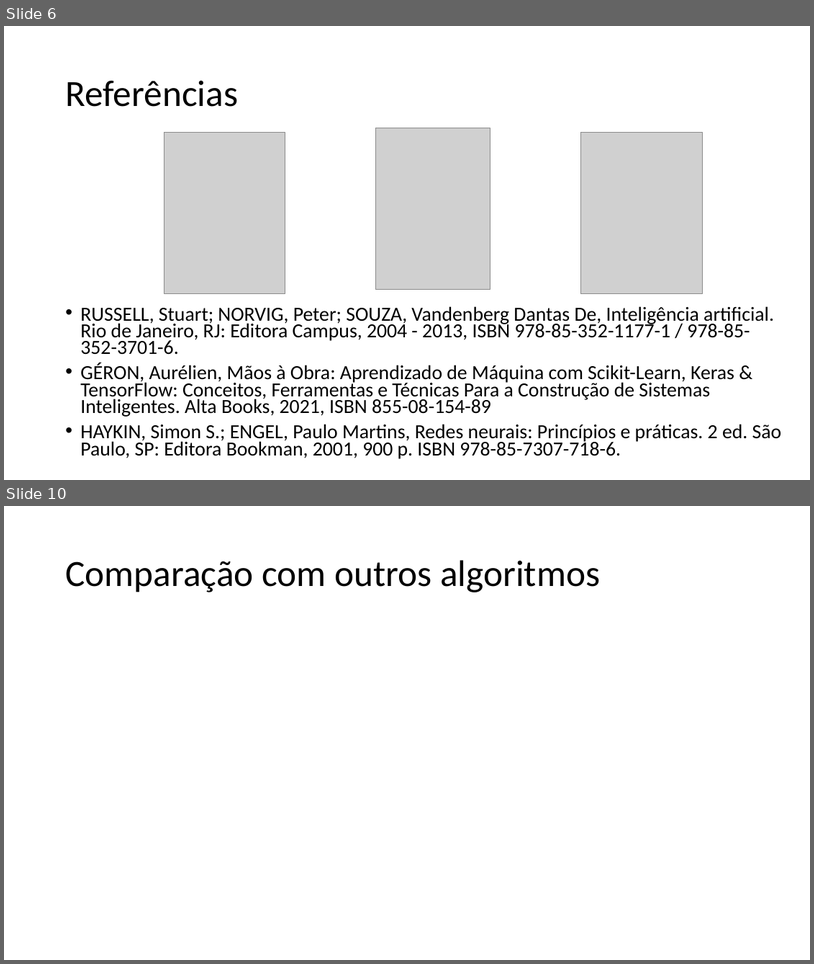
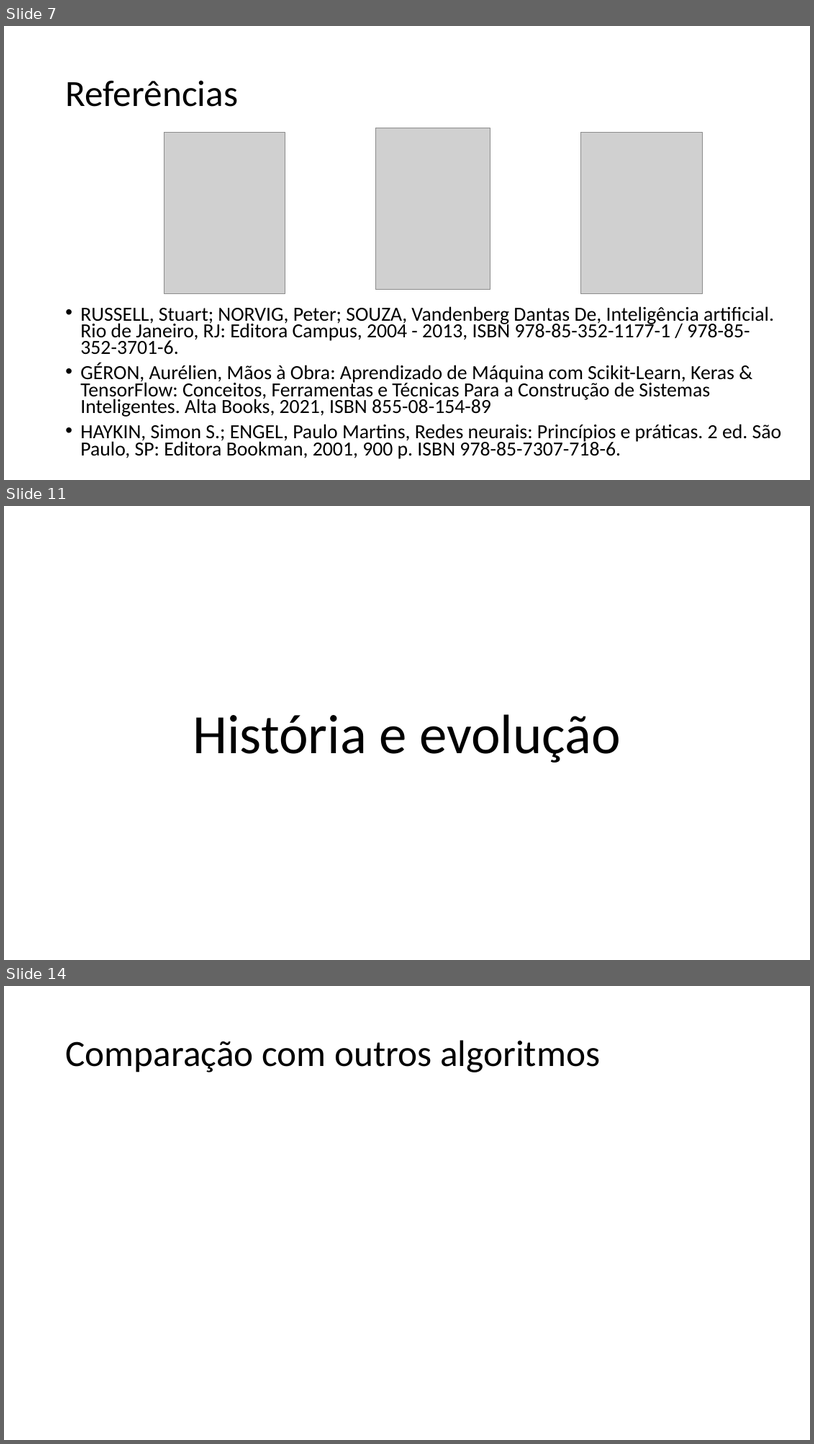
Before and after one commit to zz4fap/c24_inteligencia_artificial, a slide deck: slides/C24_Introdução.pptx. Shown one above the other, each under a label of ours: slides 6 and 10 before the commit, slides 7, 11 and 14 after it; the slides between them are not shown. The pictures are 814x964 and 814x1444 pixels, drawn with LibreOffice and Linux fonts; fonts in the diff are those of the drawing; grey boxes stand for pictures. Boxes give left, top, right and bottom in pixels: in the first picture for what was removed or moved away, otherwise in the second. Text is boxed around its words. In the diff, an @@ line names an element or a change of style, - is before the commit and + after.

```diff
--- a/slides/C24_Introdução.pptx
+++ b/slides/C24_Introdução.pptx
@@ slide 11 added at (x1=4, y1=506, x2=810, y2=960), background #FFFFFF @@
@@ text added at (x1=193, y1=714, x2=621, y2=762), 66 pt, text #000000 @@
+História e evolução
@@ what was slide 6 is now slide 7 @@
@@ what was slide 10 is now slide 14 @@
```
Also in this commit, not shown: 3 slides changed, 5 other slides added, 2 slides removed.
